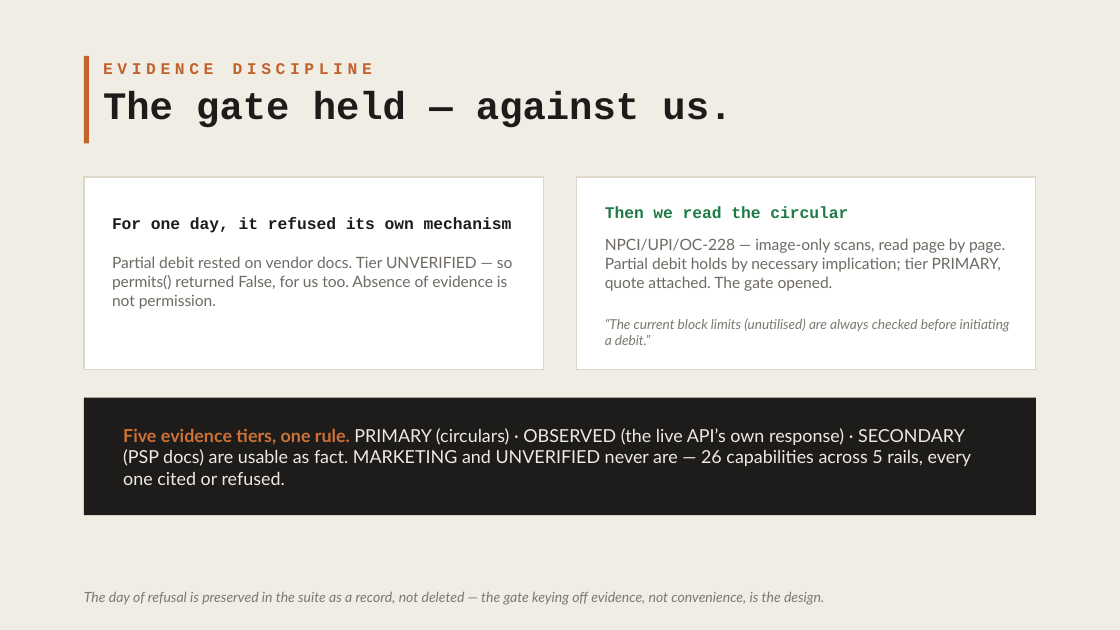
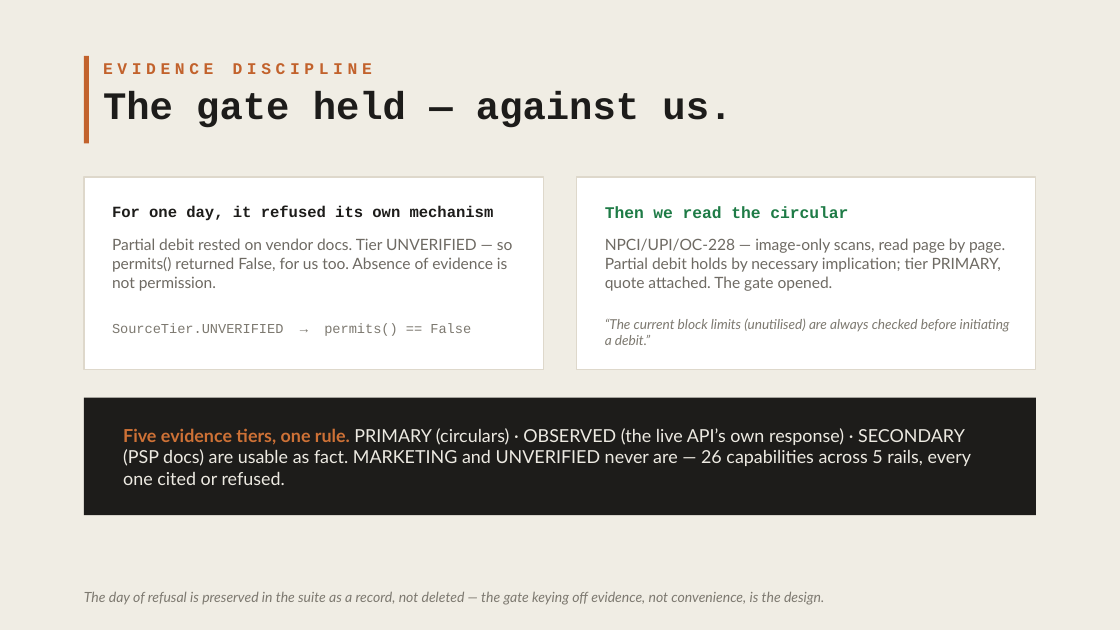
Before and after one commit to HERPESME/amanat, a slide deck: slide 7 of docs/pitch/amanat-deck.pptx. Drawn at 1120x630 pixels with LibreOffice and Linux fonts; fonts in the diff are those of the drawing. Boxes give left, top, right and bottom in pixels: in the first picture for what was removed or moved away, otherwise in the second. Text is boxed around its words. In the diff, an @@ line names an element or a change of style, - is before the commit and + after.

```diff
--- a/docs/pitch/amanat-deck.pptx
+++ b/docs/pitch/amanat-deck.pptx
@@ text "For one day, it refused ..." at bbox=[112, 206, 494, 221]: size 10.5 to 10 pt @@
@@ text "Partial debit rested on vendor ...": place and size @@
-text "Partial debit rested on vendor ..." at bbox=[112, 256, 513, 309]
+text "Partial debit rested on vendor ..." at bbox=[112, 238, 513, 291]
@@ text added at bbox=[112, 324, 471, 336], 8.8 pt, text #7D7970 @@
+SourceTier.UNVERIFIED → permits() == False
```
Also in this commit, not shown: 2 other files.
